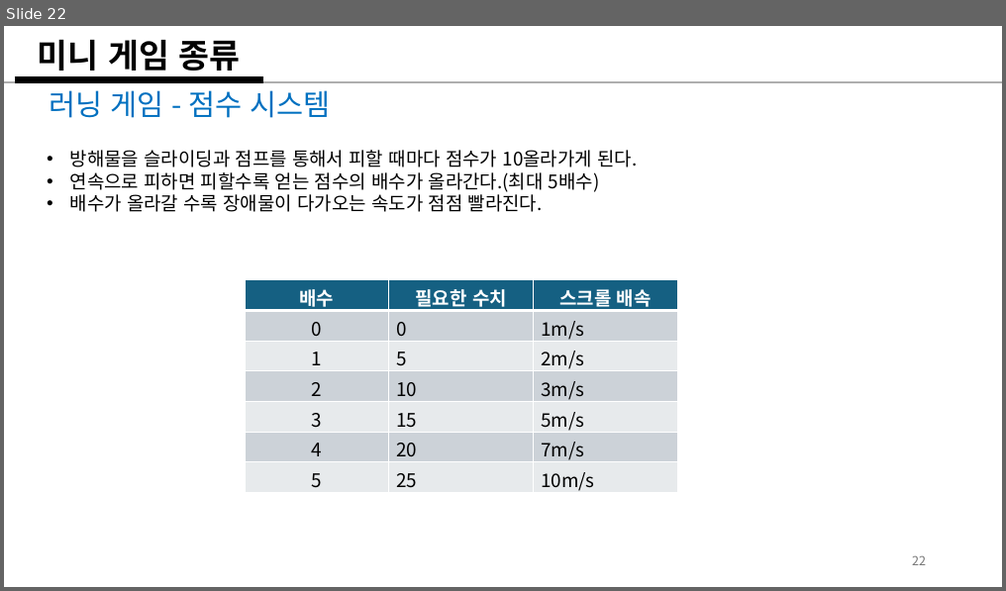
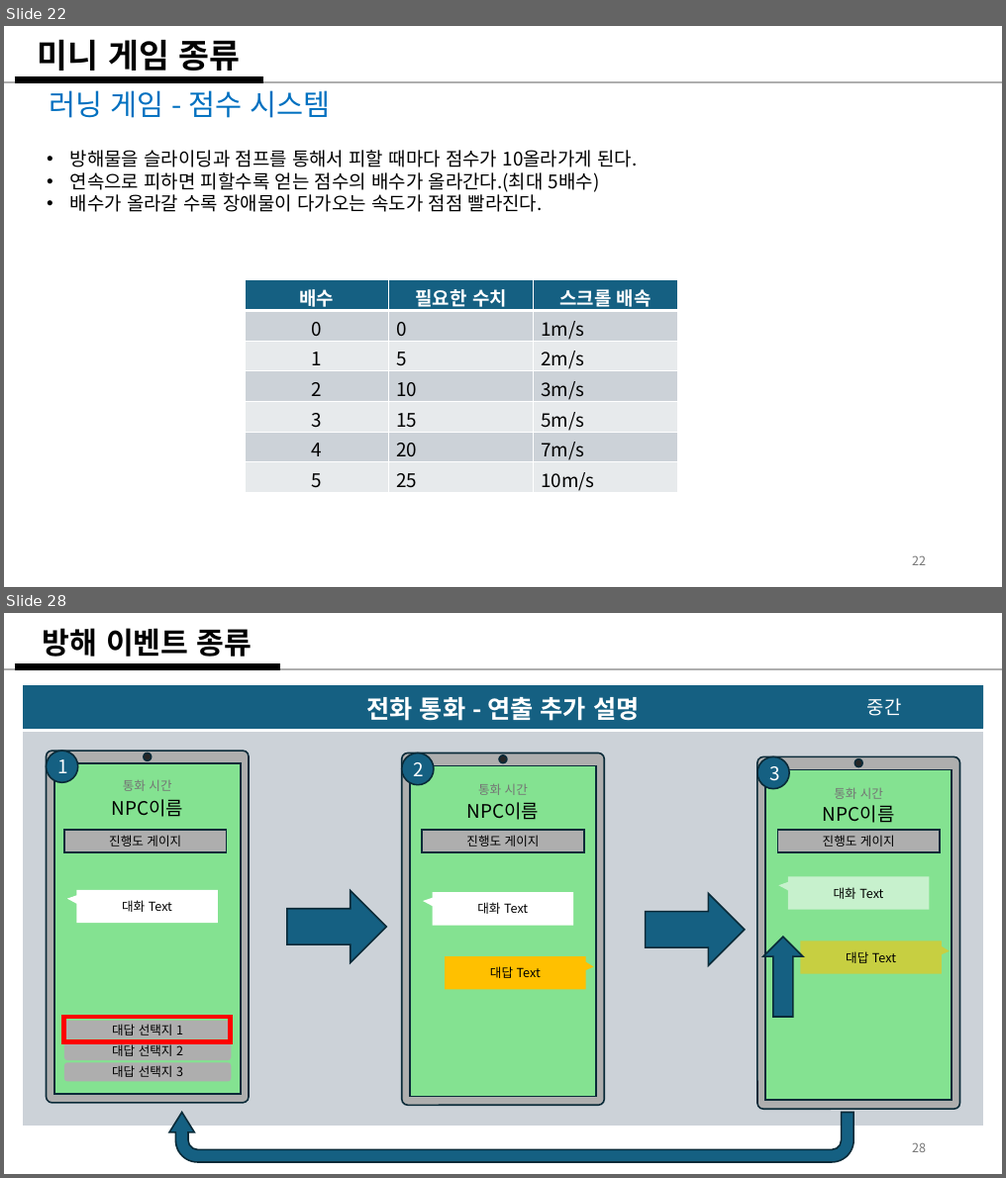
Before and after one commit to weariness00/Mandle_10Minute_Game, a slide deck: document/Please Leave me alone!.pptx. Shown one above the other, each under a label of ours: slide 22 before the commit, slides 22 and 28 after it; the slides between them are not shown. The pictures are 1006x591 and 1006x1178 pixels, drawn with LibreOffice and Linux fonts; fonts in the diff are those of the drawing. Boxes give left, top, right and bottom in pixels: in the first picture for what was removed or moved away, otherwise in the second. Text is boxed around its words. In the diff, an @@ line names an element or a change of style, - is before the commit and + after.

Commit message:
20250203_기획_update
- 방해 이벤트 상세 기획서

```diff
--- a/document/Please Leave me alone!.pptx
+++ b/document/Please Leave me alone!.pptx
@@ slide 28 added at box(4, 613, 1002, 1174), background #FFFFFF @@
@@ title added at box(43, 628, 252, 657), 28.8 pt, text #000000, bold @@
+방해 이벤트 종류
@@ line added from (4, 669) to (1002, 669), #AEAEAE 1.5 pt @@
@@ line added from (15, 666) to (280, 666), #000000 6 pt @@
@@ table added at box(22, 684, 984, 1127), 2 rows, 1 columns @@
+전화 통화 - 연출 추가 설명
+
@@ rectangle added at box(785, 685, 983, 728), fill #156082, 18 pt, text #FFFFFF @@
+중간
@@ ellipse added at box(46, 751, 78, 783), fill #156082, outline #092A39 1.5 pt, 18 pt, text #FFFFFF @@
+1
@@ ellipse added at box(402, 753, 434, 785), fill #156082, outline #092A39 1.5 pt, 18 pt, text #FFFFFF @@
+2
@@ ellipse added at box(757, 757, 790, 789), fill #156082, outline #092A39 1.5 pt, 18 pt, text #FFFFFF @@
+3
@@ text added at box(123, 780, 171, 791), 12 pt, text #747474 @@
+통화 시간
@@ group added at box(402, 753, 604, 1106): 2 texts, 2 speech boxes, 1 rounded rectangle, 1 ellipse, 1 rectangle @@
+NPC이름
+대화 Text
+대답 Text
+통화 시간
@@ group added at box(757, 757, 960, 1109): 2 texts, 2 speech boxes, 1 rounded rectangle, 1 ellipse, 1 rectangle @@
+NPC이름
+대화 Text
+대답 Text
+통화 시간
@@ rectangle added at box(64, 830, 227, 853), fill #AEAEAE, outline #092A39 1.5 pt, 12 pt, text #000000 @@
+진행도 게이지
@@ rectangle added at box(422, 830, 583, 853), fill #AEAEAE, outline #092A39 1.5 pt, 12 pt, text #000000 @@
+진행도 게이지
@@ rectangle added at box(778, 830, 940, 853), fill #AEAEAE, outline #092A39 1.5 pt, 12 pt, text #000000 @@
+진행도 게이지
@@ right arrow added at box(287, 891, 386, 962), fill #156082, outline #092A39 1.5 pt @@
@@ right arrow added at box(646, 894, 746, 965), fill #156082, outline #092A39 1.5 pt @@
@@ down arrow added at box(763, 937, 803, 1017), fill #156082, outline #092A39 1.5 pt @@
@@ rectangle added at box(63, 1017, 231, 1043), outline #FF0000 4.5 pt @@
@@ group added at box(46, 751, 249, 1103): 3 rounded rectangles, 2 texts, 1 ellipse, 1 rectangle, 1 speech box @@
+NPC이름
+대화 Text
+대답 선택지 1
+대답 선택지 2
+대답 선택지 3
@@ uturn arrow added at box(169, 1112, 853, 1162), fill #156082, outline #092A39 1.5 pt @@
@@ page number added at box(912, 1143, 926, 1153), 12 pt, text #797979 @@
+28
```
Also in this commit, not shown: 4 slides changed, 2 other slides added, 1 other file.
